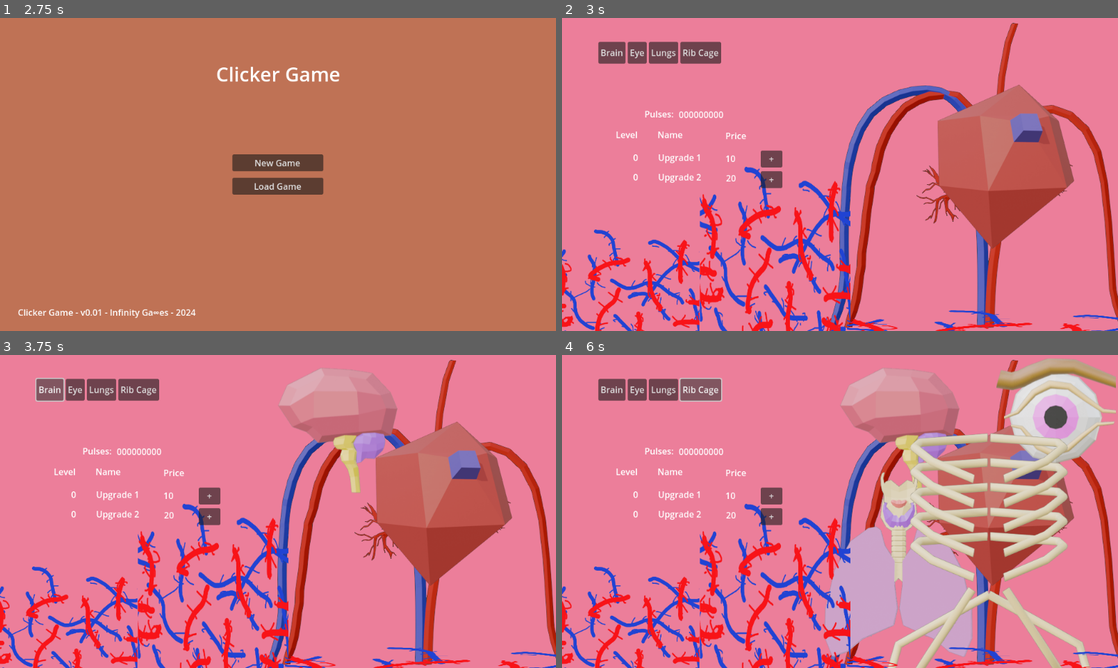
Above: before the commit, frames 1-4 (two rows, left to right).
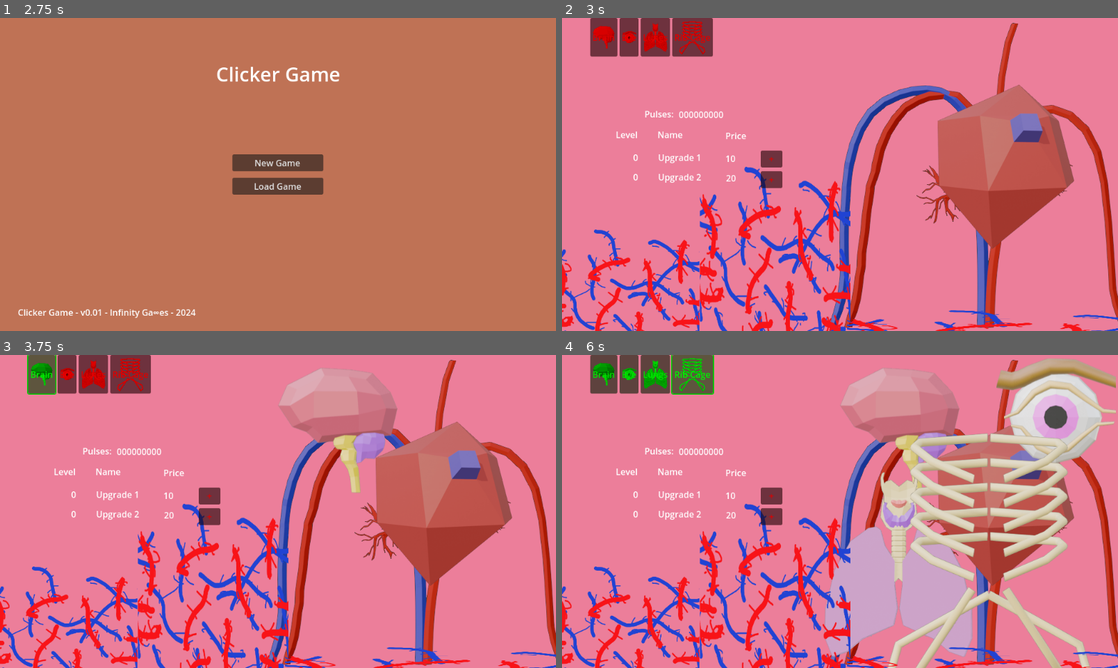
Above: after the commit, the same moments.

Repository: WaterLemur/clicker-game-git
Game: Godot game, scene res://scns/system.tscn
The game is run twice, just before and just after one commit, with the same random seed, the same clock (stepped at 60 frames per second) and the same inputs.
Inputs:
- Up to frame 1 (2.75 s): no input
- Up to frame 2 (3 s): click "New Game" at 2.75 s
- Up to frame 3 (3.75 s): click "Brain" at 3.5 s
- Up to frame 4 (6 s): click "Eye" at 4.25 s; click "Lungs" at 5 s; click "Rib Cage" at 5.75 s

Frame 1 is identical in both runs. In frame 2, 2.8% of the frame differs, in the area x 5-39%, y 0-53%; in frame 3, 3.0%; in frame 4, 3.0%.

Commit message:
button colors active state
a

Diff:
--- a/src/clicker-game/assets/scripts/game.gd
+++ b/src/clicker-game/assets/scripts/game.gd
@@ -25,6 +25,18 @@
 @onready var img_lungs = $Upgrades/Lungs
 @onready var img_rib_cage = $"Upgrades/Rib Cage"
 
+@onready var btn_brain = $"Main buttons/Button Brain"
+@onready var btn_eye = $"Main buttons/Button Eye"
+@onready var btn_lungs = $"Main buttons/Button Lungs"
+@onready var btn_rib_cage = $"Main buttons/Button Rib Cage"
+
+@onready var btn_upgrade_1 = $"Upgrades2/Button Upgrade 1"
+@onready var btn_upgrade_2 = $"Upgrades2/Button Upgrade 2"
+
+var color_btn_off = Color(1,0,0,1)
+var color_btn_on = Color(0,1,0,1)
+
+
 # Called when the node enters the scene tree for the first time.
 func _ready() -> void:
 	l_resource.text = resource_name + ":"
@@ -33,6 +45,13 @@
 	img_eye.visible = false
 	img_lungs.visible = false
 	img_rib_cage.visible = false
+
+	btn_brain.set_modulate(color_btn_off)
+	btn_eye.set_modulate(color_btn_off)
+	btn_lungs.set_modulate(color_btn_off)
+	btn_rib_cage.set_modulate(color_btn_off)
+	btn_upgrade_1.set_modulate(color_btn_off)
+	btn_upgrade_2.set_modulate(color_btn_off)
 
 # Called every frame. 'delta' is the elapsed time since the previous frame.
 func _process(delta: float) -> void:
@@ -65,15 +84,13 @@
 
 func _on_button_brain_pressed() -> void:
 	img_brain.visible = true
-
-
+	btn_brain.set_modulate(color_btn_on)
 func _on_button_eye_pressed() -> void:
 	img_eye.visible = true
-
-
+	btn_eye.set_modulate(color_btn_on)
 func _on_button_lungs_pressed() -> void:
 	img_lungs.visible = true
-
-
+	btn_lungs.set_modulate(color_btn_on)
 func _on_button_rib_cage_pressed() -> void:
 	img_rib_cage.visible = true
+	btn_rib_cage.set_modulate(color_btn_on)
--- a/src/clicker-game/scns/game.tscn
+++ b/src/clicker-game/scns/game.tscn
@@ -211,30 +211,41 @@
 
 [node name="Main buttons" type="BoxContainer" parent="."]
 layout_mode = 1
-offset_left = 67.0
-offset_top = 44.0
-offset_right = 293.0
-offset_bottom = 84.0
+offset_right = 331.0
+offset_bottom = 71.0
+alignment = 1
 
 [node name="Button Brain" type="Button" parent="Main buttons"]
 z_index = 50
 layout_mode = 2
 text = "Brain"
+icon = ExtResource("5_hrnq2")
+icon_alignment = 1
+expand_icon = true
 
 [node name="Button Eye" type="Button" parent="Main buttons"]
 z_index = 50
 layout_mode = 2
 text = "Eye"
+icon = ExtResource("6_4j7qc")
+icon_alignment = 1
+expand_icon = true
 
 [node name="Button Lungs" type="Button" parent="Main buttons"]
 z_index = 50
 layout_mode = 2
 text = "Lungs"
+icon = ExtResource("7_b1rrd")
+icon_alignment = 1
+expand_icon = true
 
 [node name="Button Rib Cage" type="Button" parent="Main buttons"]
 z_index = 50
 layout_mode = 2
 text = "Rib Cage"
+icon = ExtResource("9_uiadv")
+icon_alignment = 1
+expand_icon = true
 
 [node name="Click" type="Button" parent="."]
 modulate = Color(1, 1, 1, 0)
Not shown, added: build/Clicker Game v2.zip
Not shown, changed: build/Clicker Game.zip
Not shown, removed: build/Clicker Game/index.apple-touch-icon.png
Not shown, removed: build/Clicker Game/index.audio.worklet.js
Not shown, removed: build/Clicker Game/index.html
Not shown, removed: build/Clicker Game/index.icon.png
Not shown, removed: build/Clicker Game/index.js
Not shown, removed: build/Clicker Game/index.pck
Not shown, removed: build/Clicker Game/index.png
Not shown, changed: build/Clicker Game/index.wasm
